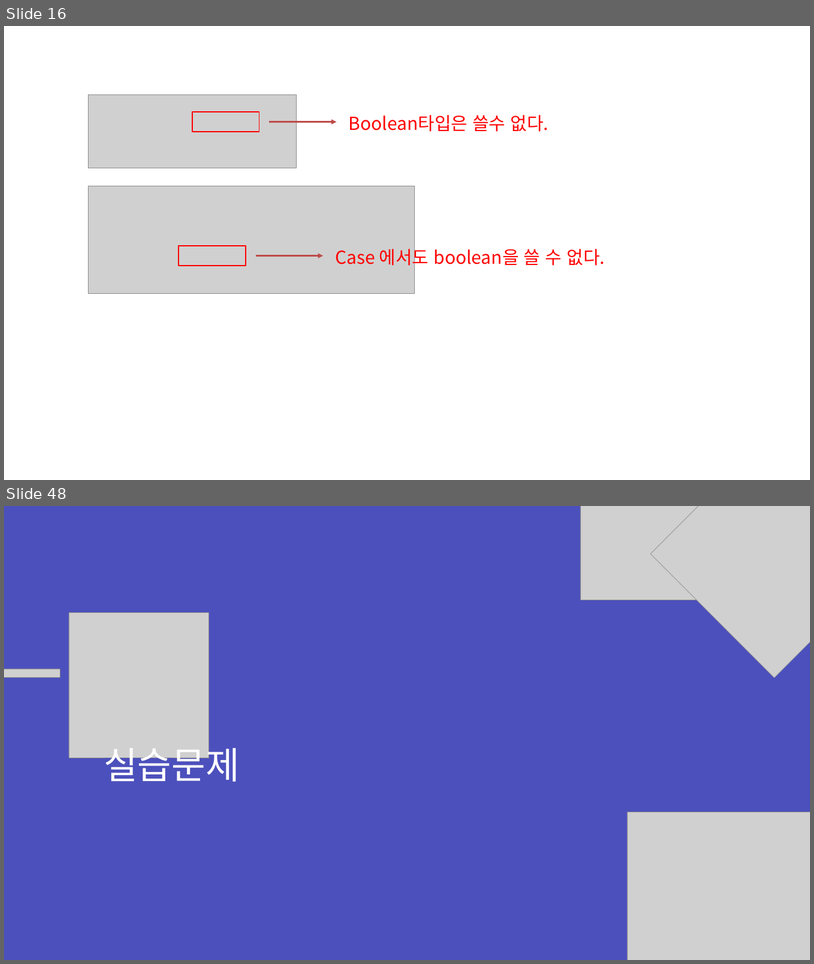
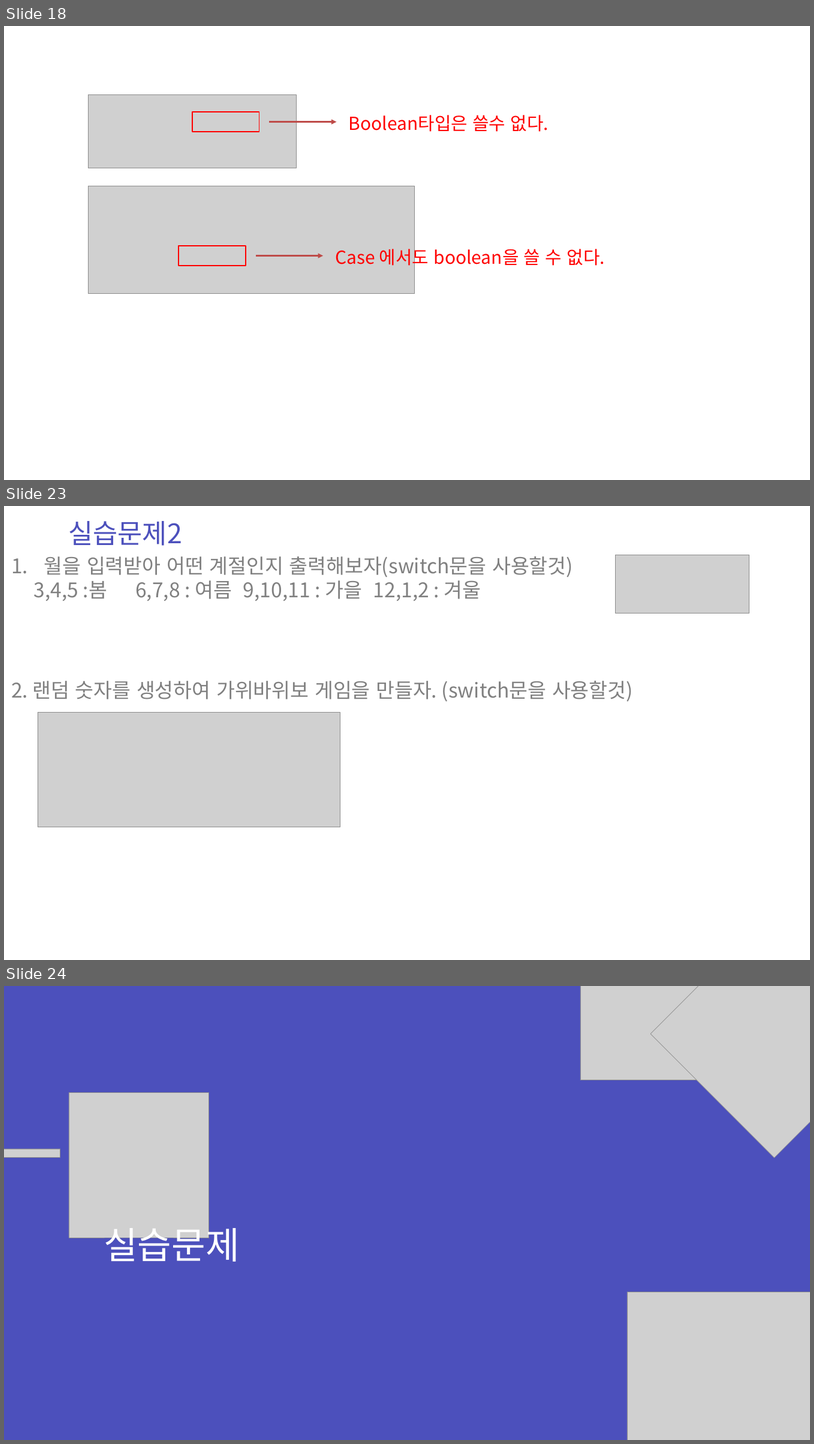
Before and after one commit to zest132/JavaLecture, a slide deck: JavaLecture/LectureFile/java 3강.pptx. Shown one above the other, each under a label of ours: slides 16 and 48 before the commit, slides 18, 23 and 24 after it; the slides between them are not shown. The pictures are 814x964 and 814x1444 pixels, drawn with LibreOffice and Linux fonts; fonts in the diff are those of the drawing; grey boxes stand for pictures. Boxes give left, top, right and bottom in pixels: in the first picture for what was removed or moved away, otherwise in the second. Text is boxed around its words. In the diff, an @@ line names an element or a change of style, - is before the commit and + after.

```diff
--- a/JavaLecture/LectureFile/java 3강.pptx
+++ b/JavaLecture/LectureFile/java 3강.pptx
@@ slide 23 added at bbox=[4, 506, 810, 960], background #FFFFFF @@
@@ text added at bbox=[68, 521, 182, 546], 48 pt, text #4C50BC @@
+실습문제2
@@ text added at bbox=[34, 556, 573, 601], 36 pt, text #808080 @@
+1. 월을 입력받아 어떤 계절인지 출력해보자(switch문을 사용할것)
+3,4,5 :봄 6,7,8 : 여름 9,10,11 : 가을 12,1,2 : 겨울
@@ picture added at bbox=[615, 555, 750, 613] @@
@@ text added at bbox=[11, 681, 633, 702], 36 pt, text #808080 @@
+2. 랜덤 숫자를 생성하여 가위바위보 게임을 만들자. (switch문을 사용할것)
@@ picture added at bbox=[38, 712, 340, 827] @@
@@ what was slide 16 is now slide 18 @@
@@ what was slide 48 is now slide 24 @@
```
Also in this commit, not shown: 4 slides changed, 5 other slides added, 29 slides removed, 3 other files.
